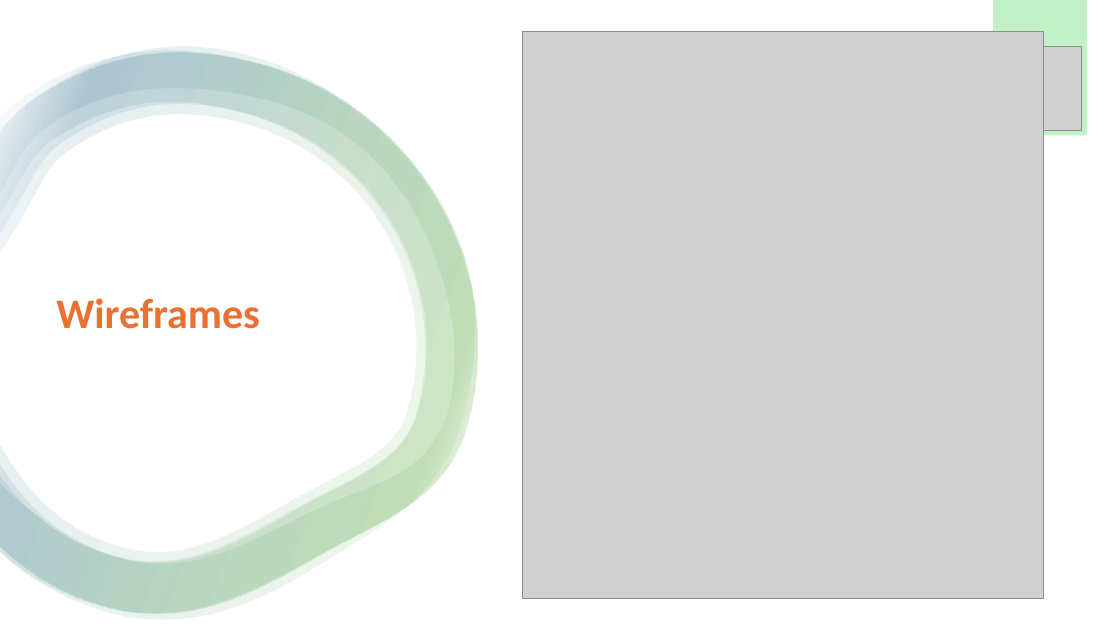
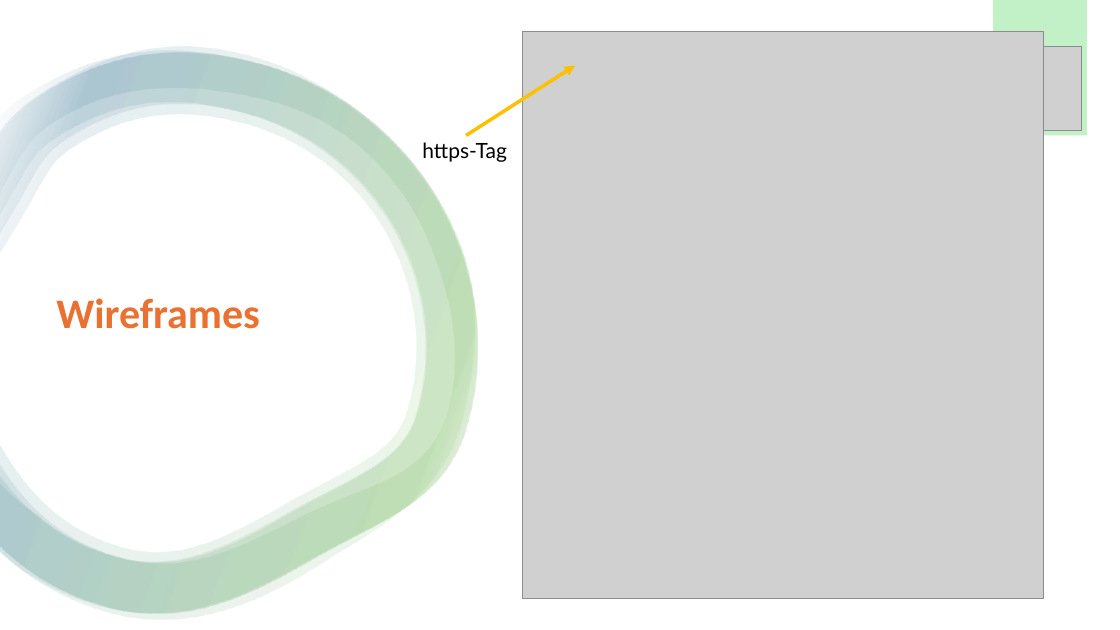
Before and after one commit to Emele-bzra/project-modul431, a slide deck: slide 13 of Material/präsentation_slarachare_games.pptx. Drawn at 1120x630 pixels with LibreOffice and Linux fonts; fonts in the diff are those of the drawing; grey boxes stand for pictures. Boxes give left, top, right and bottom in pixels: in the first picture for what was removed or moved away, otherwise in the second. Text is boxed around its words. In the diff, an @@ line names an element or a change of style, - is before the commit and + after.

```diff
--- a/Material/präsentation_slarachare_games.pptx
+++ b/Material/präsentation_slarachare_games.pptx
@@ arrow added from (466, 135) to (576, 66), #FFC000 3 pt @@
@@ text added at (x1=422, y1=142, x2=507, y2=162), 18 pt, text #000000 @@
+https-Tag
```
Also in this commit, not shown: 7 other slides changed.
